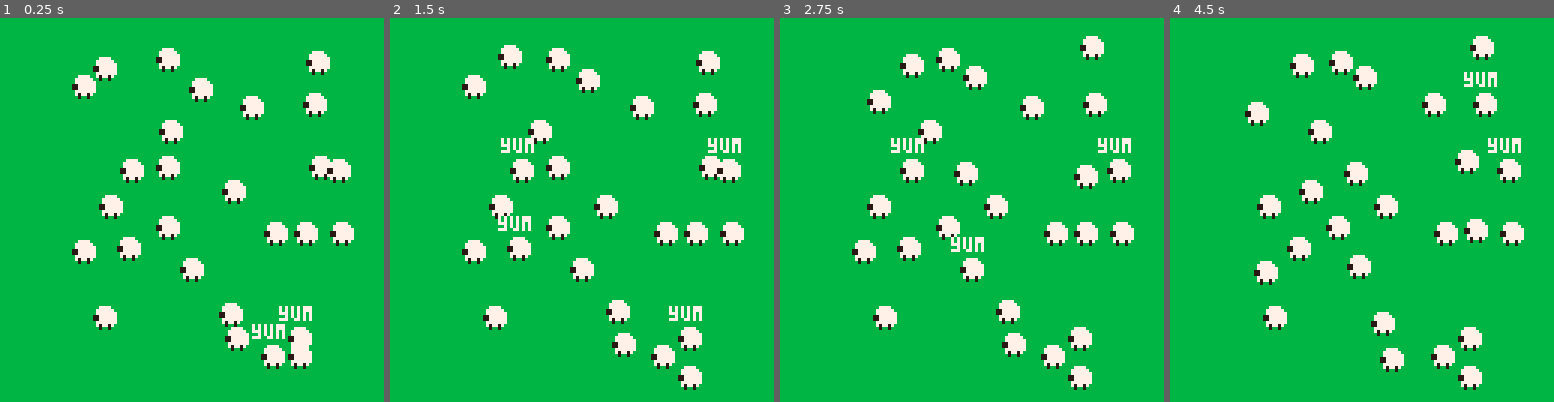
Above: before the commit, frames 1-4 (left to right).
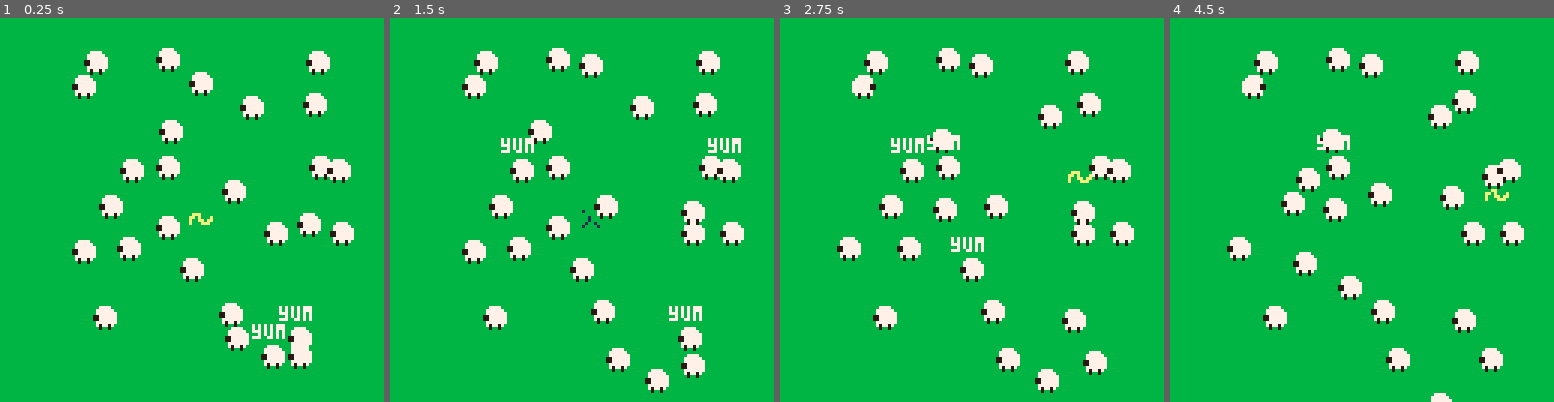
Above: after the commit, the same moments.

Repository: kitasuna/sheepdoggin
Game: PICO-8 cartridge sheepdoggin.p8
The game is run twice, just before and just after one commit, with the same random seed, the same clock (stepped at 60 frames per second) and the same inputs.
Inputs:
- Up to frame 1 (0.25 s): no input
- Up to frame 2 (1.5 s): tap X (X key) at 0.33, 1.07 s; tap O (Z key) at 0.7 s
- Up to frame 3 (2.75 s): hold Right 1.6-2.1 s; tap O (Z key) at 1.7, 2.1, 2.5 s; tap X (X key) at 1.85 s; hold Up 2.15-2.42 s; hold Right from 2.47 s (still down)
- Up to frame 4 (4.5 s): tap O (Z key) every 0.4 s from 2.9 to 4.1 s; tap X (X key) at 2.97, 4.08 s; release Right at 3.03 s; hold Left 3.08-3.58 s; hold Down 3.63-3.97 s; hold Right from 4.02 s (still down)

The runs differ from the first frame. In frame 1, 1.0% of the frame differs, in the area x 21-84%, y 8-60%; in frame 2, 4.0%; in frame 3, 9.5%; in frame 4, 12%, in the area x 14-92%, y 4-100%.

Commit message:
add player collision

Diff:
--- a/_game.lua
+++ b/_game.lua
@@ -1,15 +1,27 @@
 function update_game(dt)
   player:update()
   sheep_mgr:update(dt)
-  physics:resolve(sheep_mgr.sheep)
+  local stuff =
+  physics:resolve(merge(sheep_mgr.sheep, {player}))
 end
 
 function draw_game()
   cls()
-  player:draw()
 
   rectfill(0,0,128,128,7)
+  player:draw()
   palt(0,false)
   sheep_mgr:draw()
   palt(0,true)
 end
+
+function merge(t0, t1)
+	local t2 = {}
+	for k,v in pairs(t0) do
+		t2[k] = v
+	end
+	for k,v in pairs(t1) do
+		t2[k] = v
+	end
+	return t2
+end
--- a/player.lua
+++ b/player.lua
@@ -54,7 +54,10 @@
             local i, j=1, 1
             while(objects[i]) do
                 if objects[i]:update() then
-                    if(i!=j) objects[j] = objects[i] objects[i] = nil
+                    if i != j then
+                        objects[j] = objects[i]
+                        objects[i] = nil
+                    end
                     j += 1
                 else
                     objects[i] = nil
@@ -71,8 +74,8 @@
 
             self.dx = mid(-self.max_dx, self.dx, self.max_dx)
             self.dy = mid(-self.max_dy, self.dy, self.max_dy)
-            self.x += self.dx
-            self.y += self.dy
+            -- self.x += self.dx
+            -- self.y += self.dy
 
      --masks
             if self.mask == "dog" then
@@ -123,13 +126,35 @@
         end,
 
         draw = function(self)
-            cls()
             spr(self.sprite, self.x, self.y)
             for b in all(objects) do
                 b:draw()
             end
             print(player.mask, 0, 0)
-        end
+        end,
+
+        collisionCirc = function(self)
+            local pos = v2(self.x, self.y)
+            return Circ.fromCenterRadius(pos:add(v2(4,4)),4)
+        end,
+
+        intention = function(self)
+
+          local delta = v2(
+            self.dx,
+            self.dy
+          )
+          printh("Tried to move "..delta.x..", "..delta.y)
+          return delta
+        end,
+        resolve = function(self, new_pos)
+            if abs(new_pos.x) <= 0.2 and abs(new_pos.y) <= 0.2 then
+                return
+            end
+              printh("Got new pos "..new_pos.x..", "..new_pos.y)
+            self.x += new_pos.x
+            self.y += new_pos.y
+        end,
     }
 
 -- handling barks
--- a/sheep.lua
+++ b/sheep.lua
@@ -52,7 +52,7 @@
     state = SheepState.Wait,
     state_ttl = rnd(3),
     collisionCirc = function(self)
-      return Circ.fromCenterRadius(self.pos:add(v2(4,4)),6)
+      return Circ.fromCenterRadius(self.pos:add(v2(4,4)),4)
     end,
     intention = function(self)
       if self.tgt_pos == nil then
@@ -71,7 +71,7 @@
         return
       end
       if abs(new_pos.x) <= 1 and abs(new_pos.y) <=1 then
-        printh("Arrived!")
+        -- printh("Arrived!")
         self.state = SheepState.Wait
         self.state_f = sheep_state_wait
         self.state_ttl = rnd(2)
--- a/sheepdoggin.p8
+++ b/sheepdoggin.p8
@@ -1,5 +1,5 @@
 pico-8 cartridge // http://www.pico-8.com
-version 43
+version 42
 __lua__
 
 -- Set palette first so that artists can work even with missing files xD
@@ -108,13 +108,13 @@
 eefffffeeeeeeeeeffffffffefe92de88ed29efe88888888ffffffffeffe97888889effe00000000000000000000000000000000000000000000000000000000
 eeeeeeee78888888eeeeeeeeefeb9de88ed9befe88888888eeeeeeeeeffe97888889effe00000000000000000000000000000000000000000000000000000000
 00000000000000000000000000000000000000000000000000000000000000000000000000000000000000000000000000000000000000000000000000000000
-00000000000000000000000000000000000000000000000000000000000000000000000000000000000000000000000000000000000000000000000000000000
-00000000000000000000000000000000000000000000000000000000000000000000000000000000000000000000000000000000000000000000000000000000
-00000000000000000000000000000000000000000000000000000000000000000000000000000000000000000000000000000000000000000000000000000000
-00000000000000000000000000000000000000000000000000000000000000000000000000000000000000000000000000000000000000000000000000000000
-00000000000000000000000000000000000000000000000000000000000000000000000000000000000000000000000000000000000000000000000000000000
-00000000000000000000000000000000000000000000000000000000000000000000000000000000000000000000000000000000000000000000000000000000
-00000000000000000000000000000000000000000000000000000000000000000000000000000000000000000000000000000000000000000000000000000000
+00000000000000000a0000a0010001100d00dd000000000000000000000000000000000000000000000000000000000000000000000000000000000000000000
+000000000555000000a00a000010110000ddd0000000000000000000000000000000000000000000000000000000000000000000000000000000000000000000
+0000000055050005000aa00000011000000dd0000000000000000000000000000000000000000000000000000000000000000000000000000000000000000000
+0000000050055055000aa0000001100000dddd000000000000000000000000000000000000000000000000000000000000000000000000000000000000000000
+000000005000555000a00a00001001000dd00dd00000000000000000000000000000000000000000000000000000000000000000000000000000000000000000
+00000000000000000a0000a001000010dd0000dd0000000000000000000000000000000000000000000000000000000000000000000000000000000000000000
+00000000000000000000000000000000d000000d0000000000000000000000000000000000000000000000000000000000000000000000000000000000000000
 ee3333ee000000000000000000000000000000000000000000000000000000000000000000000000000000000000000000000000000000000000000000000000
 e333333e000000000000000000000000000000000000000000000000000000000000000000000000000000000000000000000000000000000000000000000000
 e3333333000000000000000000000000000000000000000000000000000000000000000000000000000000000000000000000000000000000000000000000000
